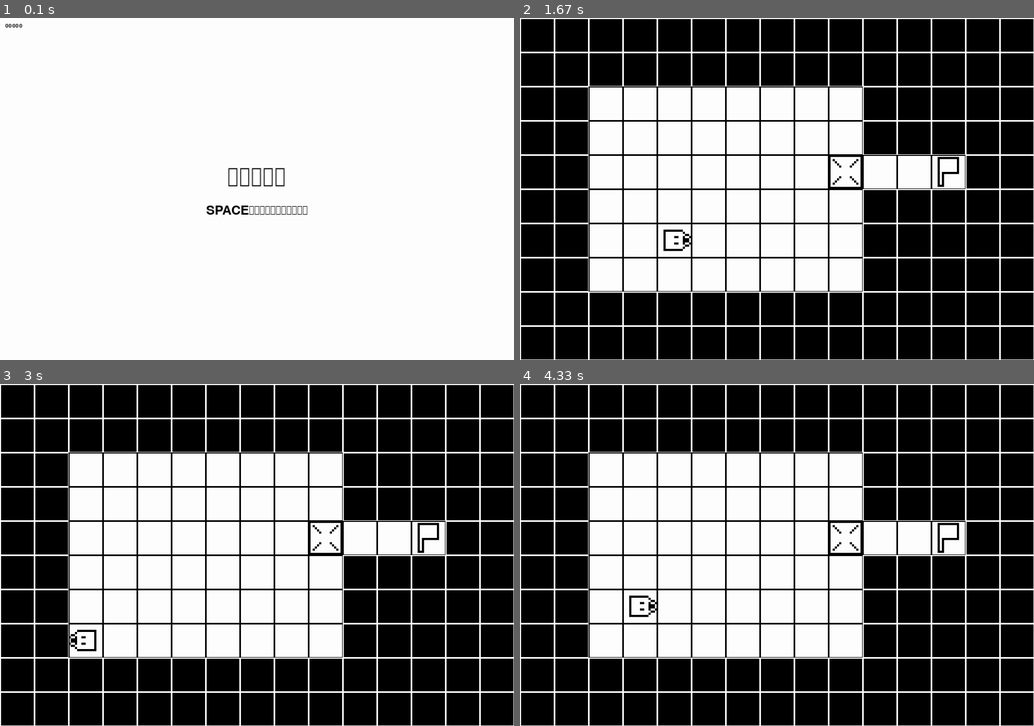
Above: before the commit, frames 1-4 (two rows, left to right).
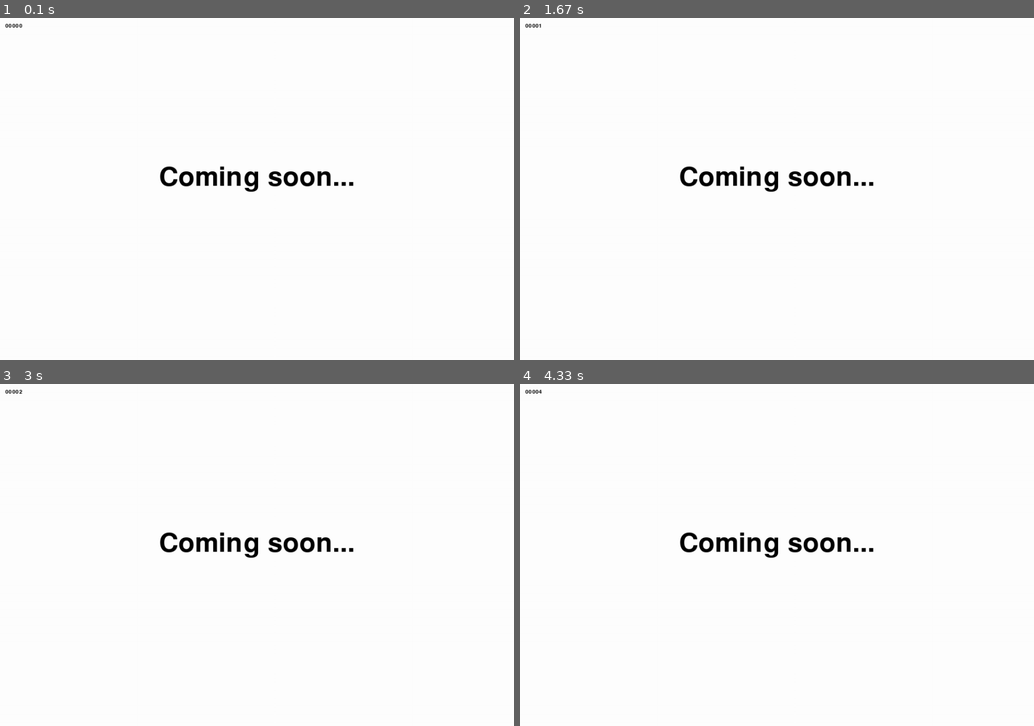
Above: after the commit, the same moments.

Repository: sakuramochi444/Pygame
Game: pygame game, started from main.py
Two runs of this game, one before a commit and one after it. Both use one fixed random seed, a clock stepped at 60 frames per second and the inputs below.
Inputs:
- Up to frame 1 (0.1 s): no input
- Up to frame 2 (1.67 s): tap Space at 0.33 s; hold Right 0.67-1.13 s; hold Up 1.17-1.47 s; hold Right from 1.5 s (still down)
- Up to frame 3 (3 s): release Right at 1.97 s; hold Left 2-2.53 s; hold Down 2.57-2.87 s; hold Left from 2.9 s (still down)
- Up to frame 4 (4.33 s): release Left at 3.3 s; hold Up 3.33-3.7 s; hold Right from 3.73 s (still down)

The runs differ from the first frame. In frame 1, 1.4% of the frame differs, in the area x 31-69%, y 43-58%; in frame 2, 66%, in the area x 0-100%, y 0-100%; in frame 3, 66%; in frame 4, 66%.

Commit message:
WK_debug

Diff:
--- a/main.py
+++ b/main.py
@@ -18,7 +18,7 @@
     stage2 = s.Stage2(chip_s)
     stage3 = s.Stage3(chip_s)
     stage4 = s.Stage4(chip_s)
-    stage = stage0
+    stage = stage4
     chara_p, chara_s, chara_imgs, m_vec = d.chara()
     chara_d = 0
 
--- a/stage.py
+++ b/stage.py
@@ -159,12 +159,12 @@
             [0, 0, 0, 0, 1, 1, 1, 1, 1, 1, 1, 1, 1, 1, 1],
             [0, 0, 0, 0, 1, 1, 1, 1, 1, 1, 1, 1, 1, 1, 1],
             [0, 0, 0, 0, 1, 1, 1, 1, 1, 1, 1, 1, 1, 1, 1],
-            [0, 0, 0, 0, 1, 0, 0, 0, 0, 0, 1, 1, 1, 1, 1],
-            [0, 0, 0, 0, 1, 0, 0, 0, 0, 0, 1, 1, 1, 1, 1],
-            [0, 0, 0, 0, 1, 0, 0, 0, 0, 0, 1, 1, 1, 1, 1],
-            [0, 0, 0, 0, 1, 0, 0, 0, 0, 0, 1, 1, 1, 1, 1],
-            [0, 0, 0, 0, 0, 0, 0, 0, 0, 0, 1, 1, 1, 1, 1],
-            [0, 0, 0, 0, 1, 1, 1, 0, 2, 0, 1, 1, 1, 1, 1]
+            [0, 0, 0, 0, 1, 0, 0, 0, 0, 0, 0, 0, 1, 1, 1],
+            [0, 0, 0, 0, 1, 0, 0, 0, 0, 0, 0, 0, 1, 1, 1],
+            [0, 0, 0, 0, 1, 0, 0, 0, 0, 0, 0, 0, 1, 1, 1],
+            [0, 0, 0, 0, 1, 0, 0, 0, 0, 0, 0, 0, 1, 1, 1],
+            [0, 0, 0, 0, 0, 0, 0, 0, 0, 0, 0, 0, 1, 1, 1],
+            [0, 0, 0, 0, 1, 1, 1, 0, 2, 0, 0, 0, 1, 1, 1]
         ]
 
         # 反転後のマップデータ
@@ -173,12 +173,12 @@
             [1, 1, 1, 1, 0, 0, 0, 0, 0, 0, 0, 0, 0, 0, 0],
             [1, 1, 1, 1, 0, 0, 0, 0, 0, 0, 0, 0, 0, 0, 0],
             [1, 1, 1, 1, 0, 0, 0, 0, 0, 0, 0, 0, 0, 0, 0],
-            [1, 1, 1, 1, 0, 1, 1, 1, 1, 1, 0, 0, 0, 0, 0],
-            [1, 1, 1, 1, 0, 1, 1, 1, 1, 1, 0, 0, 0, 0, 0],
-            [1, 1, 1, 1, 0, 1, 1, 1, 1, 1, 0, 0, 0, 0, 0],
-            [1, 1, 1, 1, 0, 1, 1, 1, 1, 1, 0, 0, 0, 0, 0],
-            [1, 1, 1, 1, 1, 1, 1, 1, 1, 1, 0, 0, 0, 0, 0],
-            [1, 1, 1, 1, 0, 0, 0, 1, 2, 1, 0, 0, 0, 0, 0]
+            [1, 1, 1, 1, 0, 1, 1, 1, 1, 1, 1, 1, 0, 0, 0],
+            [1, 1, 1, 1, 0, 1, 1, 1, 1, 1, 1, 1, 0, 0, 0],
+            [1, 1, 1, 1, 0, 1, 1, 1, 1, 1, 1, 1, 0, 0, 0],
+            [1, 1, 1, 1, 0, 1, 1, 1, 1, 1, 1, 1, 0, 0, 0],
+            [1, 1, 1, 1, 1, 1, 1, 1, 1, 1, 1, 1, 0, 0, 0],
+            [1, 1, 1, 1, 0, 0, 0, 1, 2, 1, 1, 1, 0, 0, 0]
         ]
 
 
@@ -186,7 +186,7 @@
         # 反転効果が有効かどうか
         self.invert_tiles = False
         self.change_tile = pg.Vector2(8, 9)  # 反転タイルの座標（仮）
-        self.goal_pos = pg.Vector2(12, 8)
+        self.goal_pos = pg.Vector2(13, 8)
         self.map_data = self.original_map_data
         self.tile_pressed = False
         self.block_pos1 = pg.Vector2(1, 2)
@@ -266,7 +266,7 @@
         screen.fill(pg.Color('WHITE'))  # 背景を白に設定
 
         # タイトルとサブタイトルの描画
-        title_surface = self.font.render("Coming soon", True, pg.Color('BLACK'))
+        title_surface = self.font.render("Coming soon...", True, pg.Color('BLACK'))
 
         # 中央に配置
         title_rect = title_surface.get_rect(center=(screen.get_width() // 2, screen.get_height() // 2 - 20))
